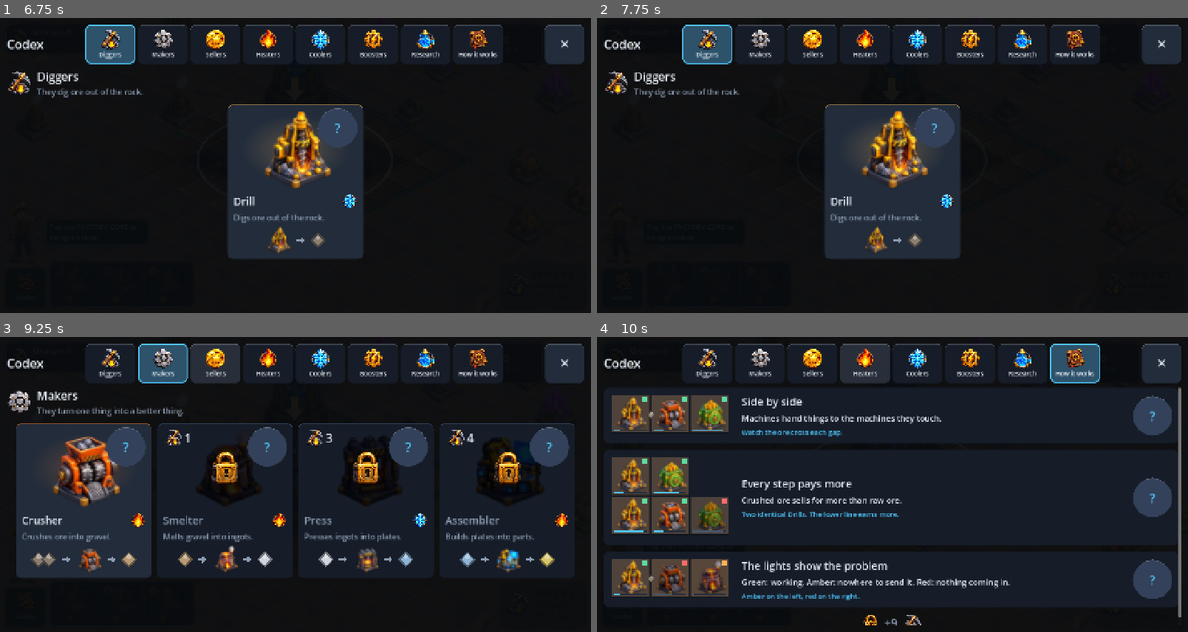
Above: before the commit, frames 1-4 (two rows, left to right).
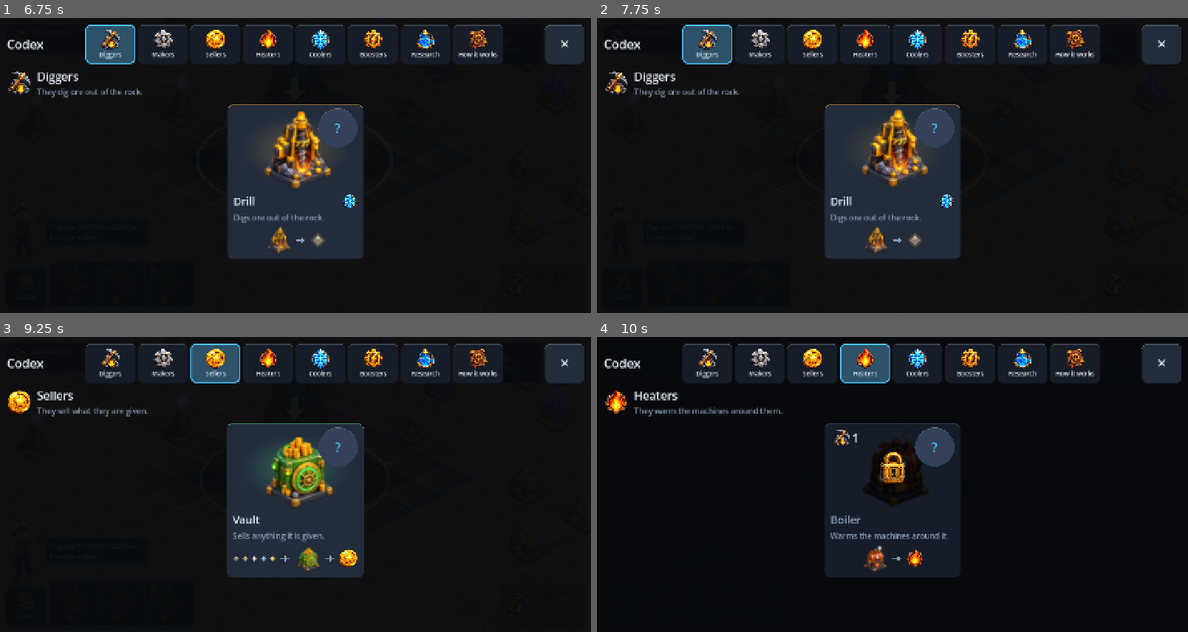
Above: after the commit, the same moments.

Repository: Furkiozknn/lodeworks
Game: Godot game, scene res://tools/smoke.tscn
Two runs of this game, one before a commit and one after it. Both use one fixed random seed, a clock stepped at 60 frames per second and the inputs below. This scene is started directly instead of the project's main scene.
Inputs (mouse positions are in pixels of both pictures, inside the frame that each line leads up to):
- Up to frame 1 (6.75 s): click (23, 286) at 0.5 s; click (76, 283) at 1.27 s; click "?" at 2 s; click (118, 283) at 2.77 s; click "?" at 3.5 s; click (165, 283) at 4.27 s; click "?" at 5 s; click (112, 44) at 5.77 s; click "✕" at 6.5 s
- Up to frame 2 (7.75 s): click "✕" at 7.25 s
- Up to frame 3 (9.25 s): click (165, 363) at 8.02 s; click (212, 363) at 8.77 s
- Up to frame 4 (10 s): click (862, 363) at 9.52 s

Frame 1 is identical in both runs. In frame 2, 0.9% of the frame differs, in the area x 45-56%, y 31-58%; in frame 3, 30%; in frame 4, 62%, in the area x 1-99%, y 2-98%.

Commit message:
Show what lies below before descending: the next stratum's rules and what they move
A tap on Descend before the quota opened a toast; it now opens the next
stratum: its band, how far off the quota is, its rules with the machines
they will move and their arrows, the machines it opens and the ground
the yard gains. Holding Descend shows it at any time; with the quota met
a tap still goes straight down. The rule rows are shared with the
current stratum's card, and the hold is the tray keys' (now one helper,
_on_hold). The smoke test checks the tap, the hold and that neither
descends; the Codex's "Deeper is different" page says how.

Co-Authored-By: Claude Opus 5.5 (1M context) <noreply@anthropic.com>

Diff:
--- a/scripts/ui/codex.gd
+++ b/scripts/ui/codex.gd
@@ -138,7 +138,7 @@
 		"board": [[0, 0, "drill"], [1, 0, "crusher"], [2, 0, "vault"]],
 		"ambient": 2.6,
 		"watch": "The same three tiles, nine strata down.",
-		"body": "Depth multiplies what every machine yields and ra …(162 unchanged characters)… ight up there is rarely right down here.",
+		"body": "Depth multiplies what every machine yields and ra …(162 unchanged characters)… ight up there is rarely right down here. Hold Descend to see the next one first; arrows on the tray show what it does.",
 	},
 ]
 
--- a/scripts/ui/main.gd
+++ b/scripts/ui/main.gd
@@ -646,7 +646,70 @@
 	bar.size_flags_vertical = Control.SIZE_SHRINK_CENTER
 	cost.add_child(bar)
 	body.add_child(cost)
-	var mods: Array = Sim.stratum().get("modifiers", [])
+	_rule_rows(body, Sim.depth, Sim.unlocked)
+	_open_overlay("Stratum %d" % Sim.depth, body, [])
+
+
+## What lies below: the next stratum before going down to it -- how far the
+## quota is, its rules with the machines they will move, the machines it
+## opens and the ground the yard gains. A tap on Descend before the quota
+## shows it, and so does holding Descend at any time. A board that is right
+## up here is rarely right down there (Codex, "Deeper is different"); this
+## is the chance to see how before paying for it.
+func _show_below() -> void:
+	var d: int = Sim.depth + 1
+	var body := VBoxContainer.new()
+	body.add_theme_constant_override("separation", 12)
+	body.set_meta("below", d)
+	var where := HBoxContainer.new()
+	where.add_theme_constant_override("separation", 14)
+	where.add_child(_icon_rect("descend", 64))
+	var band: int = int(Palette.band_at(d)[0])
+	where.add_child(_label(BAND_NAMES[band], 28, Color(Palette.BAND_VEIN[band]).lightened(0.2)))
+	body.add_child(where)
+	# How far off it is.
+	var cost := HBoxContainer.new()
+	cost.add_theme_constant_override("separation", 12)
+	cost.add_child(_icon_rect("credits", 52))
+	cost.add_child(_label("%s / %s" % [Economy.fmt(Sim.credits), Economy.fmt(Sim.quota())], 26,
+		Palette.CORE))
+	var bar := Chips.Gauge.new(260, 18)
+	bar.value = clampf(Sim.credits / maxf(Sim.quota(), 1.0), 0.0, 1.0)
+	bar.fill = Palette.ACCENT
+	bar.size_flags_vertical = Control.SIZE_SHRINK_CENTER
+	cost.add_child(bar)
+	body.add_child(cost)
+	# Its rules, on the machines the player will have there.
+	var will_have: Array[String] = MachineDB.unlocked_at(maxi(d, Sim.max_depth))
+	_rule_rows(body, d, will_have)
+	# The machines it opens, and the ground.
+	var now: Array[String] = MachineDB.unlocked_at(Sim.depth)
+	var opens := HBoxContainer.new()
+	opens.add_theme_constant_override("separation", 8)
+	for id: String in MachineDB.unlocked_at(d):
+		if not now.has(id) and not Sim.unlocked.has(id):
+			opens.add_child(Chips.MachineSprite.new(id, 56.0))
+	if opens.get_child_count() > 0:
+		opens.add_child(_label("New machines down there.", 20, Palette.TEXT_DIM))
+		body.add_child(opens)
+	if d > Sim.max_depth and BuildArea.size_at(d) != BuildArea.size_at(Sim.max_depth):
+		var grow := HBoxContainer.new()
+		grow.add_theme_constant_override("separation", 12)
+		grow.add_child(_core_picture(48.0))
+		var s: Vector2i = BuildArea.size_at(d)
+		grow.add_child(_label("The yard grows to %d x %d." % [s.x, s.y], 20, Palette.TEXT_DIM))
+		body.add_child(grow)
+	var actions: Array = []
+	if Sim.can_descend():
+		actions.append({"text": "Descend", "color": Palette.WARN, "cb": _on_descend})
+	_open_overlay("Below: stratum %d" % d, body, actions)
+
+
+## A stratum's rules as rows: a star, the rule's name and words, and the
+## machines in `machines` it moves, with the arrows their tray keys show.
+## Plain rock says so.
+func _rule_rows(body: VBoxContainer, depth: int, machines: Array[String]) -> void:
+	var mods: Array[String] = Strata.modifiers_for(depth)
 	if mods.is_empty():
 		var calm := HBoxContainer.new()
 		calm.add_theme_constant_override("separation", 12)
@@ -669,8 +732,8 @@
 		# The machines this rule moves, with the arrow their tray key shows.
 		var moved := HBoxContainer.new()
 		moved.add_theme_constant_override("separation", 6)
-		for mid: String in MachineDB.by_group(Sim.unlocked):
-			for e: Array in Strata.effects_on(mid, Sim.depth):
+		for mid: String in MachineDB.by_group(machines):
+			for e: Array in Strata.effects_on(mid, depth):
 				if String(e[0]) != String(id):
 					continue
 				var pic := Control.new()
@@ -686,7 +749,6 @@
 			words.add_child(moved)
 		row.add_child(words)
 		body.add_child(row)
-	_open_overlay("Stratum %d" % Sim.depth, body, [])
 
 
 func _pill(icon_name: String, value: Label, sub: Label = null) -> Control:
@@ -869,7 +931,11 @@
 	col.add_child(_next_row)
 	row.add_child(col)
 	_btn_descend.add_child(row)
-	_btn_descend.pressed.connect(_on_descend)
+	# Holding it shows what lies below, at any time.
+	_on_hold(_btn_descend, _show_below)
+	_btn_descend.pressed.connect(func():
+		if not _held_off(_btn_descend):
+			_on_descend())
 	return _btn_descend
 
 
@@ -1204,36 +1270,50 @@
 	help.position = Vector2(98 - 42, 2)
 	b.add_child(help)
 	# The "?" is small, so holding the whole key opens the same words: a
-	# 96-unit target where the "?" is 40. A press that moves is the tray
-	# scrolling, not a hold.
-	var hold := {"down": false, "at": Vector2.ZERO, "n": 0, "fired": false}
-	b.gui_input.connect(func(e: InputEvent):
-		if e is InputEventMouseButton and (e as InputEventMouseButton).button_index == MOUSE_BUTTON_LEFT:
-			hold["down"] = e.pressed
-			if e.pressed:
-				hold["fired"] = false
-				hold["at"] = (e as InputEventMouseButton).position
-				hold["n"] = int(hold["n"]) + 1
-				var n: int = int(hold["n"])
-				get_tree().create_timer(IsoView.LONG_PRESS_SECONDS).timeout.connect(func():
-					if bool(hold["down"]) and int(hold["n"]) == n and is_instance_valid(help):
-						hold["down"] = false
-						hold["fired"] = true
-						help.pressed.emit())
-		elif e is InputEventMouseMotion and bool(hold["down"]) \
-				and (e as InputEventMouseMotion).position.distance_to(hold["at"]) > IsoView.DRAG_THRESHOLD:
-			hold["down"] = false)
+	# 96-unit target where the "?" is 40.
+	_on_hold(b, func(): help.pressed.emit())
 
 	b.pressed.connect(func():
-		if bool(hold["fired"]):
+		if _held_off(b):
 			# The hold opened the words; the release that ends it arms nothing.
-			hold["fired"] = false
 			b.set_pressed_no_signal(_armed == id)
 			return
 		_arm(id))
 	_palette_buttons[id] = b
 	_palette_costs[id] = cost_lbl
 	return b
+
+
+## Holding key `b` still for half a second calls `cb`. A press that moves
+## is a drag or a scroll, not a hold. The release that ends a hold still
+## reaches the key's `pressed`, which asks `_held_off` first.
+func _on_hold(b: Button, cb: Callable) -> void:
+	var hold := {"down": false, "at": Vector2.ZERO, "n": 0}
+	b.set_meta("held", false)
+	b.gui_input.connect(func(e: InputEvent):
+		if e is InputEventMouseButton and (e as InputEventMouseButton).button_index == MOUSE_BUTTON_LEFT:
+			hold["down"] = e.pressed
+			if e.pressed:
+				b.set_meta("held", false)
+				hold["at"] = (e as InputEventMouseButton).position
+				hold["n"] = int(hold["n"]) + 1
+				var n: int = int(hold["n"])
+				get_tree().create_timer(IsoView.LONG_PRESS_SECONDS).timeout.connect(func():
+					if bool(hold["down"]) and int(hold["n"]) == n and is_instance_valid(b):
+						hold["down"] = false
+						b.set_meta("held", true)
+						cb.call())
+		elif e is InputEventMouseMotion and bool(hold["down"]) \
+				and (e as InputEventMouseMotion).position.distance_to(hold["at"]) > IsoView.DRAG_THRESHOLD:
+			hold["down"] = false)
+
+
+## True once, for the release that ended a hold on `b`: not a press.
+func _held_off(b: Button) -> bool:
+	if bool(b.get_meta("held", false)):
+		b.set_meta("held", false)
+		return true
+	return false
 
 
 ## --- interaction -----------------------------------------------------------
@@ -1310,8 +1390,9 @@
 
 func _on_descend() -> void:
 	if not Sim.can_descend():
-		Juice.reject()
-		_toast_msg("Reach %s credits to descend." % Economy.fmt(Sim.quota()))
+		# Not yet: what is down there, and how far off it is.
+		Juice.tap()
+		_show_below()
 		return
 	if Sim.descend():
 		_undo.clear()
--- a/tools/smoke.gd
+++ b/tools/smoke.gd
@@ -232,6 +232,40 @@
 	Sim.cores = had_cores
 	_main.call("_refresh")
 
+	# What lies below: a tap on Descend before the quota shows the next
+	# stratum instead of going there, and so does holding Descend.
+	var depth_was: int = Sim.depth
+	_main.call("_on_descend")
+	await _settle(0.6)
+	await _shot("11_below")
+	var below: int = -1
+	for n: Node in _main.find_children("*", "VBoxContainer", true, false):
+		if n.has_meta("below") and (n as Control).is_visible_in_tree():
+			below = int(n.get_meta("below"))
+	if Sim.can_descend() or below != depth_was + 1 or Sim.depth != depth_was:
+		_failures.append("Descend before the quota: showed %d, depth %d -> %d" % [below,
+			depth_was, Sim.depth])
+	_main.call("_close_overlay")
+	await _settle(0.3)
+	var dkey: Button = _main.get("_btn_descend")
+	var hold_down := InputEventMouseButton.new()
+	hold_down.button_index = MOUSE_BUTTON_LEFT
+	hold_down.pressed = true
+	hold_down.position = dkey.size * 0.5
+	dkey.gui_input.emit(hold_down)
+	await _settle(0.7)
+	var held_open: bool = (_main.get("_overlay") as Control).visible
+	var hold_up := hold_down.duplicate() as InputEventMouseButton
+	hold_up.pressed = false
+	dkey.gui_input.emit(hold_up)
+	dkey.pressed.emit()
+	if not held_open or Sim.depth != depth_was:
+		_failures.append("holding Descend: %s, depth %d -> %d" % ["opened" if held_open
+			else "nothing", depth_was, Sim.depth])
+	print("  below: stratum %d shown, held %s" % [below, "ok" if held_open else "no"])
+	_main.call("_close_overlay")
+	await _settle(0.3)
+
 	# Arriving at a stratum, the Foreman names its rules, and points at the
 	# arrows only when a rule moves a machine the player has.
 	var line8: String = String(_main.call("_stratum_line", 8))
Not shown, changed: README.md
Not shown, changed: docs/AUDIT.md
Not shown, changed: docs/DEVICE-TEST.md
